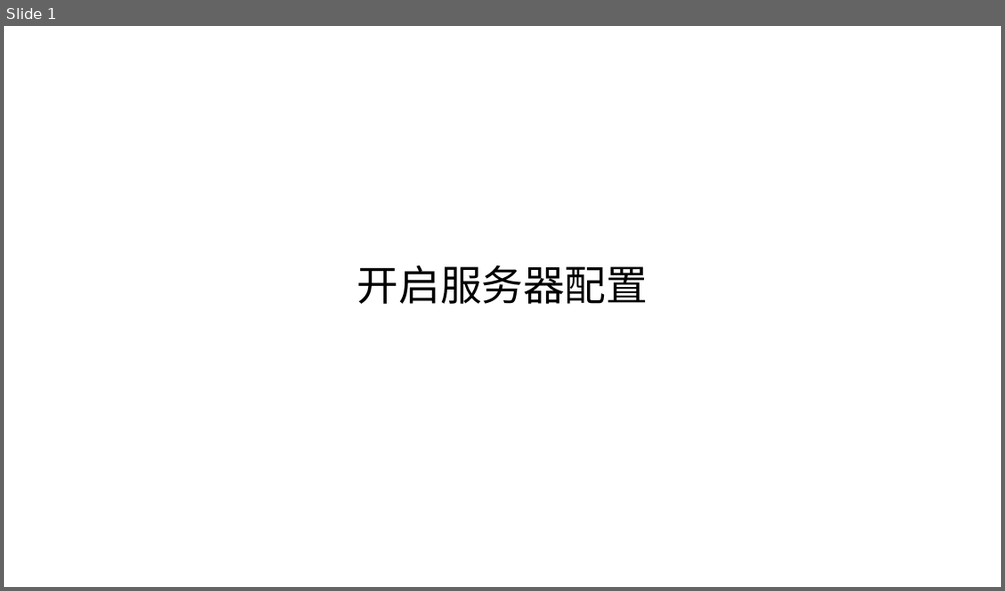
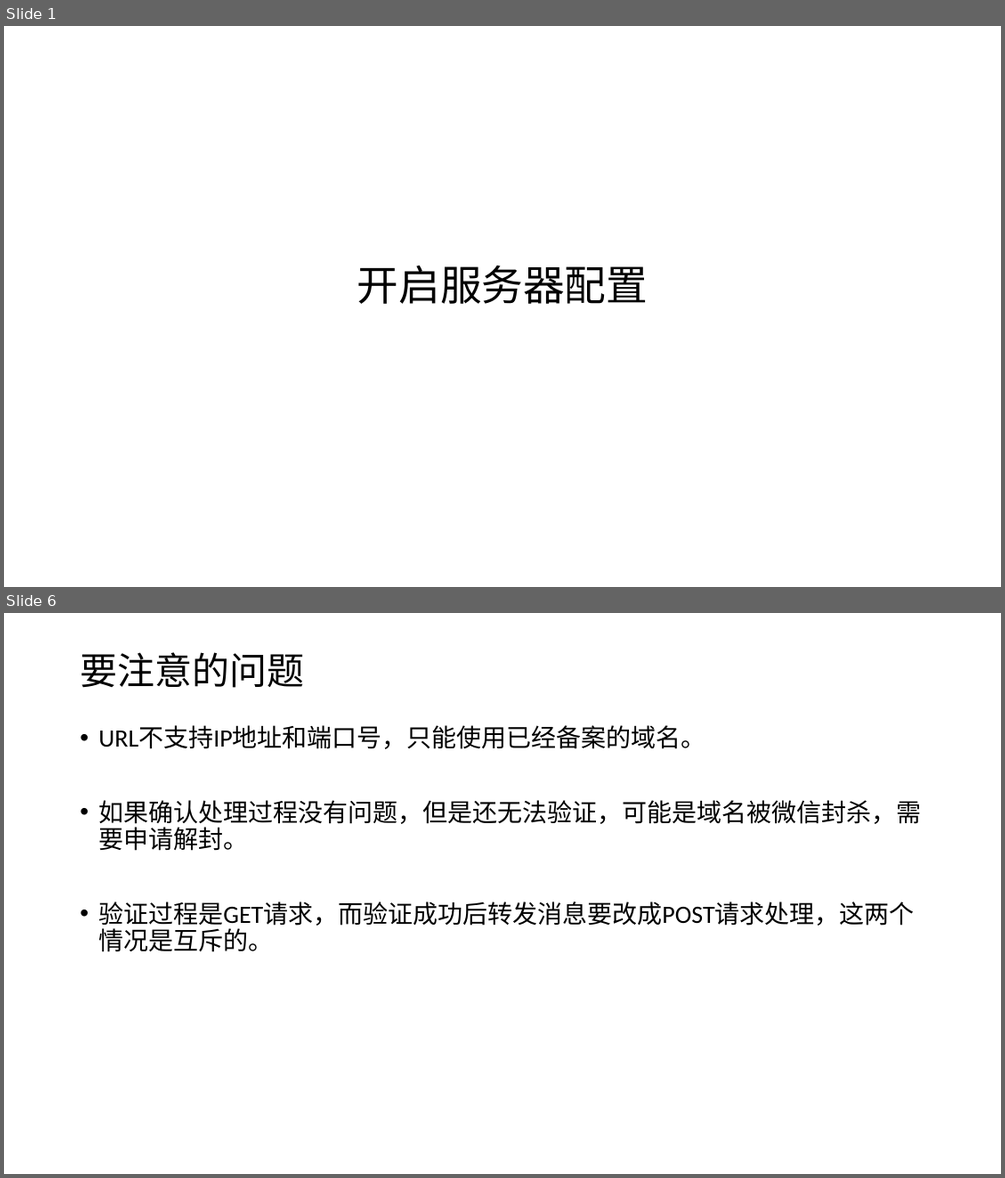
Before and after one commit to edu2act/course-wechat-and-miniprogram, a slide deck: ch02/开启服务器配置.pptx. Shown one above the other, each under a label of ours: slide 1 before the commit, slides 1 and 6 after it; the slides between them are not shown. The pictures are 1005x591 and 1005x1178 pixels, drawn with LibreOffice and Linux fonts; fonts in the diff are those of the drawing. Boxes give left, top, right and bottom in pixels: in the first picture for what was removed or moved away, otherwise in the second. Text is boxed around its words. In the diff, an @@ line names an element or a change of style, - is before the commit and + after.

```diff
--- a/ch02/开启服务器配置.pptx
+++ b/ch02/开启服务器配置.pptx
@@ slide 6 added at bbox=[4, 613, 1001, 1174], background #FFFFFF @@
@@ title added at bbox=[80, 652, 304, 688], 36 pt, text #000000 @@
+要注意的问题
@@ text added at bbox=[98, 726, 921, 952], 24 pt, text #000000 @@
+• URL不支持IP地址和端口号，只能使用已经备案的域名。
+• 如果确认处理过程没有问题，但是还无法验证，可能是域名被微信封杀，需要申请解封。
+• 验证过程是GET请求，而验证成功后转发消息要改成POST请求处理，这两个情况是互斥的。
```
Also in this commit, not shown: 1 slide changed, 3 other slides added, 1 slide removed, 7 other files.
